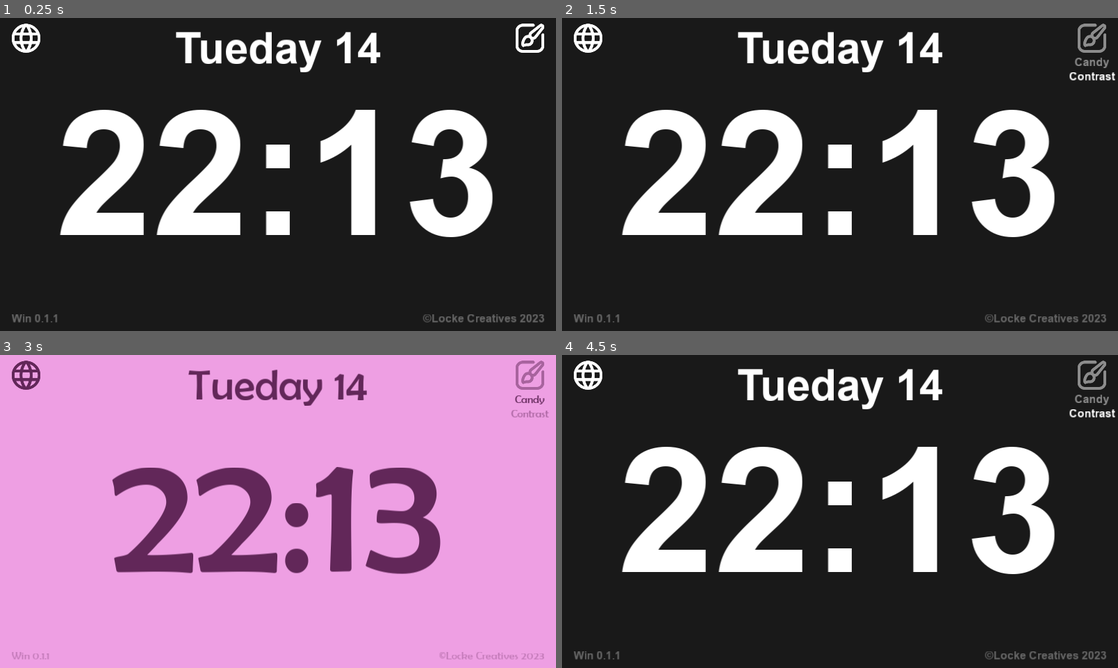
Above: before the commit, frames 1-4 (two rows, left to right).
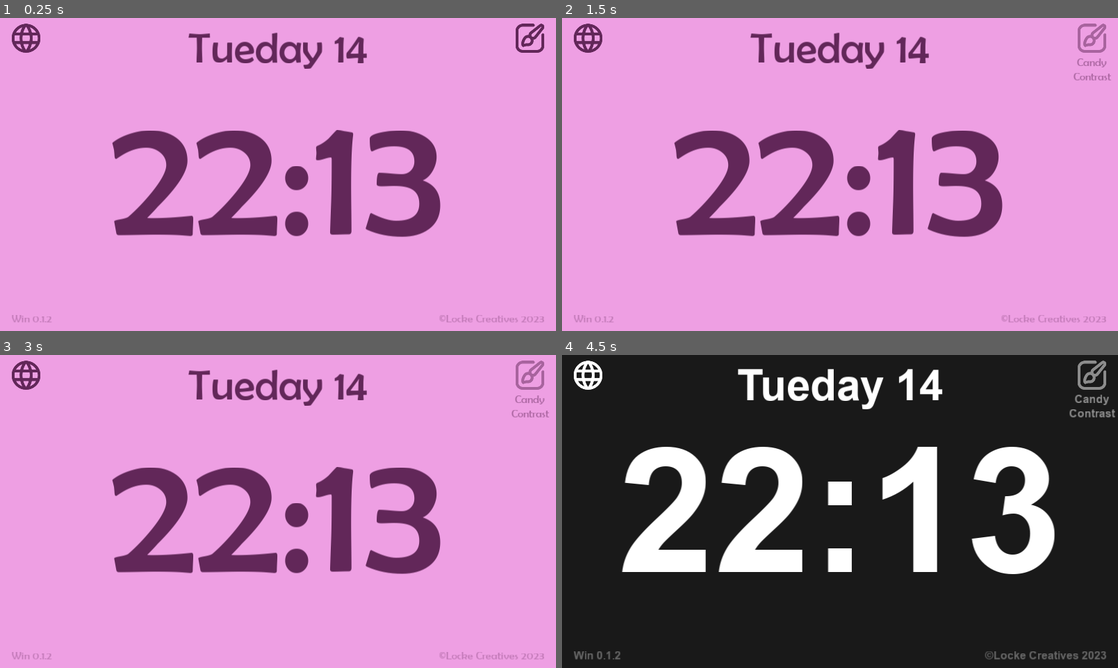
Above: after the commit, the same moments.

Repository: OzLocke/when
Game: Godot game, scene res://main.tscn
Two runs of this game, one before a commit and one after it. Both use one fixed random seed, a clock stepped at 60 frames per second and the inputs below.
Inputs (mouse positions are in pixels of both pictures, inside the frame that each line leads up to; where the layout moved, square brackets give the same spot in the first picture):
- Up to frame 1 (0.25 s): no input
- Up to frame 2 (1.5 s): click (589, 46) [589, 49] at 0.5 s; click (1090, 46) [1090, 49] at 1.25 s
- Up to frame 3 (3 s): click "Candy" at 2 s; click (528, 383) at 2.75 s
- Up to frame 4 (4.5 s): click "Contrast" at 3.5 s; click (1090, 386) at 4.25 s

The runs differ from the first frame. In frame 1, 100% of the frame differs, in the area x 0-100%, y 0-100%; in frame 2, 100%; in frame 3, less than 0.1%; in frame 4, 0.1%.

Commit message:
closes #10

Diff:
--- /dev/null
+++ b/app/Node2D.gd
@@ -0,0 +1,35 @@
+extends Node2D
+
+
+var dict = {
+	"English": {
+		"days" : ["Monday", "Tueday", "Wednesday", "Thursday", "Friday", "Saturday", "Sunday"],
+		"themes" : {
+			0 : "Candy",
+			1 : "Contrast"
+		}
+	},
+	"Norsk": {
+		"days" : ["Mandag", "Tirsdag", "Onsdag", "Torsdag", "Fredag", "Lørdag", "Søndag"],
+		"themes" : {
+			0 : "Sukkertøy",
+			1 : "Kontrast"
+		}
+	},
+	"Cymraeg": {
+		"days" : ["Dydd Llun", "Dydd Mawrth", "Dydd Mercher", "Dydd Iau", "Dydd Gwener", "Dydd Sadwrn", "Dydd Sul"],
+		"themes" : {
+			0 : "Candy",
+			1 : "Cyferbyniad"
+		}
+	}
+}
+
+
+# Called when the node enters the scene tree for the first time.
+func _ready():
+	for x in dict:
+		print(x + ":")
+		for y in dict[x]["themes"]:
+			print(dict[x]["themes"][y])
+		print("---------")
--- a/app/main.gd
+++ b/app/main.gd
@@ -1,31 +1,53 @@
 extends Control
 
-var release = "0.1.1"
+var release = "0.1.2"
+
+#---
+#For some reason Godot can't look for ints as dict keys, so they're all strings!
+#---
 
 # Create theme data
 var themes = {
-	"Candy" : {
+	"0" : {
+		"name" : "Candy",
 		"bg_color" : Color(0.937255, 0.627451, 0.894118),
 		"color" : Color(0.388235, 0.156863, 0.352941),
 		"font" : "res://Assets/Fonts/BRLNSR"
 		},
-	"Contrast" : {
+	"1" : {
+		"name" : "Contrast",
 		"bg_color" : Color(0.101961, 0.101961, 0.101961),
 		"color" : Color(1, 1, 1),
 		"font" : "res://Assets/Fonts/ARIALBD"
 		}
 	}
-var themes_list = ["Candy", "Contrast"]
 # Theme for use on start
-var active_theme = "Contrast"
+var active_theme = "0"
 
 # Create language data
-var days = {
-	"English" : ["Monday", "Tueday", "Wednesday", "Thursday", "Friday", "Saturday", "Sunday"],
-	"Norsk" : ["Mandag", "Tirsdag", "Onsdag", "Torsdag", "Fredag", "Lørdag", "Søndag"],
-	"Cymraeg" : ["Dydd Llun", "Dydd Mawrth", "Dydd Mercher", "Dydd Iau", "Dydd Gwener", "Dydd Sadwrn", "Dydd Sul"]
+var dict = {
+	"English": {
+		"days" : ["Monday", "Tueday", "Wednesday", "Thursday", "Friday", "Saturday", "Sunday"],
+		"themes" : {
+			"0": "Candy",
+			"1" : "Contrast"
+		}
+	},
+	"Norsk": {
+		"days" : ["Mandag", "Tirsdag", "Onsdag", "Torsdag", "Fredag", "Lørdag", "Søndag"],
+		"themes" : {
+			"0" : "Sukkertøy",
+			"1" : "Kontrast"
+		}
+	},
+	"Cymraeg": {
+		"days" : ["Dydd Llun", "Dydd Mawrth", "Dydd Mercher", "Dydd Iau", "Dydd Gwener", "Dydd Sadwrn", "Dydd Sul"],
+		"themes" : {
+			"0" : "Candy",
+			"1" : "Cyferbyniad"
+		}
 	}
-var language_list = ["English", "Norsk", "Cymraeg"]
+}
 #Language for use on start
 var active_language = "English"
 
@@ -61,8 +83,8 @@
 	loc_release = $Container/Rows/MetaCols/Release
 	loc_copyright = $Container/Rows/MetaCols/Copyright
 	#Build popups and set initial theme
-	build_popup("Language", language_list)
-	build_popup("Themes", themes_list)
+	build_popup("Language", dict)
+	build_popup("Themes", dict[active_language]["themes"])
 	update_theme()
 	#Populate meta
 	loc_release.text = "Win " + release
@@ -70,7 +92,7 @@
 
 func _process(_delta):
 	# Update date and time
-	loc_date.text = days[active_language][OS.get_datetime()["weekday"]-1] + " " + str("%02d" % OS.get_datetime()["day"])
+	loc_date.text = dict[active_language]["days"][OS.get_datetime()["weekday"]-1] + " " + str("%02d" % OS.get_datetime()["day"])
 
 	var hours = OS.get_datetime()["hour"]
 	var minutes = OS.get_datetime()["minute"]
@@ -98,13 +120,17 @@
 	temp_storage.size_flags_vertical = false
 	#Add popup to popups group
 	temp_storage.add_to_group("popups", true)
-	#Loop over items in popup list to create buttons
+#	#Loop over items in popup list to create buttons
 	for item in popup_list:
 		#Create a new button
 		var button = Button.new()
 		temp_storage.add_child(button)
-		#Set button text and styles
-		button.text = item
+		#Set button name, text and styles
+		button.name = item
+		if popup_name == "Themes":
+			button.text = dict[active_language]["themes"][item]
+		else:
+			button.text = item
 		# set stylebox overrides
 		var overrides = ["hover", "pressed", "focus", "disabled", "normal"]
 		for override in overrides:
@@ -114,12 +140,13 @@
 				button.add_stylebox_override(override, style_inactive)
 		#Connect button signals and functions
 		var function_name = "_on_" + popup_name.to_lower() + "_item_clicked"
-		button.connect("button_up", self, function_name, [button.text])
+		button.connect("button_up", self, function_name, [button.name])
 		button.connect("mouse_entered", self, "_on_popup_mouse_entered")
 		button.connect("mouse_exited", self, "_on_popup_mouse_exited")
 	#Asign popup to relevant holding variable
 	if popup_name == "Language": loc_language = temp_storage
 	if popup_name == "Themes": loc_themes = temp_storage
+
 
 func update_theme():
 	#--Update colors and fonts based on active theme
@@ -157,6 +184,14 @@
 		label.add_font_override("font",load(font + "_small.tres"))
 		label.add_color_override("font_color", Color(color.r, color.g, color.b, .33))
 
+func update_language():
+	#Update the themes dropdown to show the theme names in the right language
+	var themes = dict[active_language]["themes"]
+	#Loop over each button to set it's text
+	for button in loc_themes.get_children():
+		#Use the button name to find the relevant entry in the dict
+		button.text = themes[button.name]
+
 func position_popup(popup, parent):
 	var parent_x = parent.rect_global_position.x
 	var parent_y = parent.rect_global_position.y
@@ -169,7 +204,7 @@
 	popup.set_position(Vector2(position_x, position_y), false)
 
 func show_popup(opened_popup_name):
-	var verbose = true
+	var verbose = false
 	if verbose: print("func show_popup(" + opened_popup_name + ")")
 
 	#Define and populate variables based on name passed in
@@ -246,6 +281,7 @@
 func _on_language_item_clicked(item):
 	loc_language.visible = false
 	active_language = item
+	update_language()
 
 func _on_themes_item_clicked(item):
 	loc_themes.visible = false
--- /dev/null
+++ b/app/test.tscn
@@ -0,0 +1,6 @@
+[gd_scene load_steps=2 format=2]
+
+[ext_resource path="res://Node2D.gd" type="Script" id=1]
+
+[node name="Node2D" type="Node2D"]
+script = ExtResource( 1 )
Not shown, changed: when.pck
